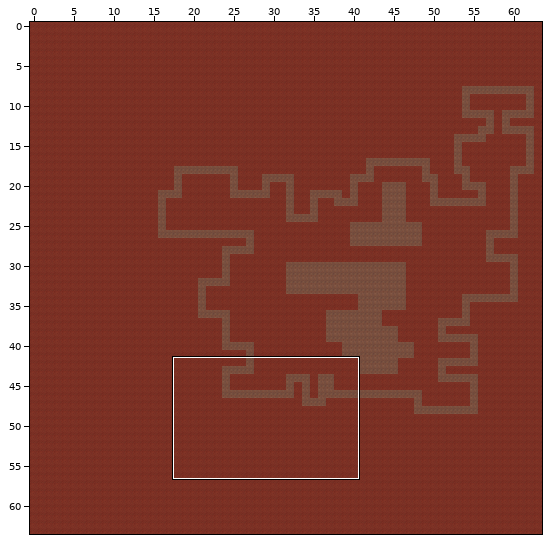
Two states of a Tiled map, assets/tiled/mapUnderground.tmx. The first picture is a wide view before the edit; the outline marks the close-up.
Close-up. Before the commit:
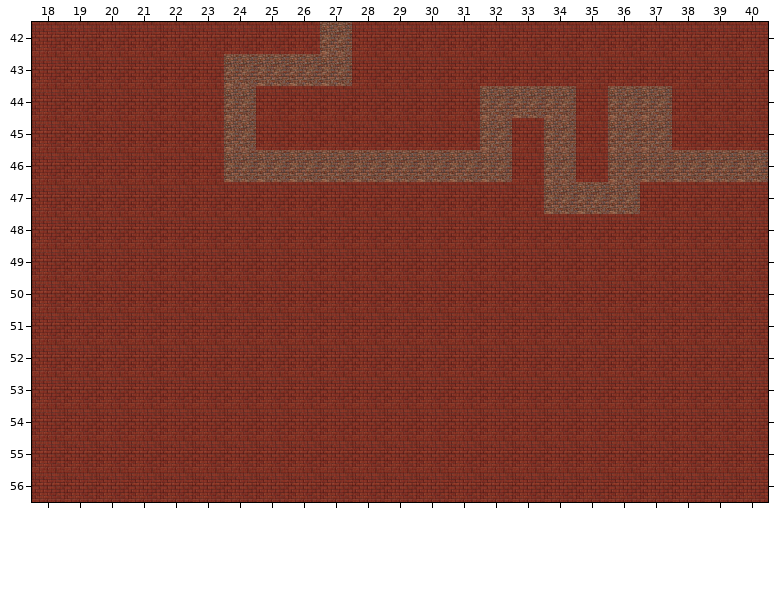
Cells are 64x64 px. Shown: x 18..40, y 42..56.
Once edited:
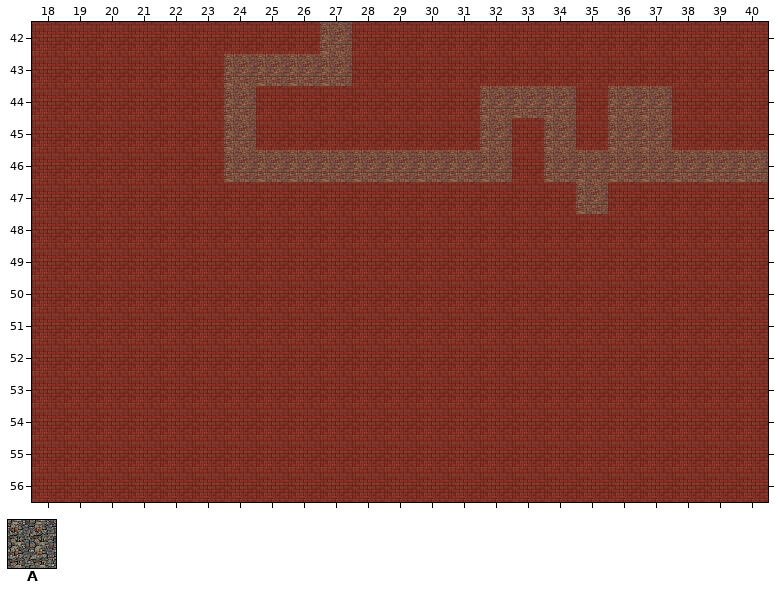
Key: from "tileset": A 8.
_ is an empty cell.
What changed:
Layer "walls":
y 46: x 35 _ -> A
y 47: x 34 A -> _; x 36 A -> _
Pixel boxes of the changes (left, top, right, bottom) in both close-ups:
changed: (544, 150, 640, 214)
